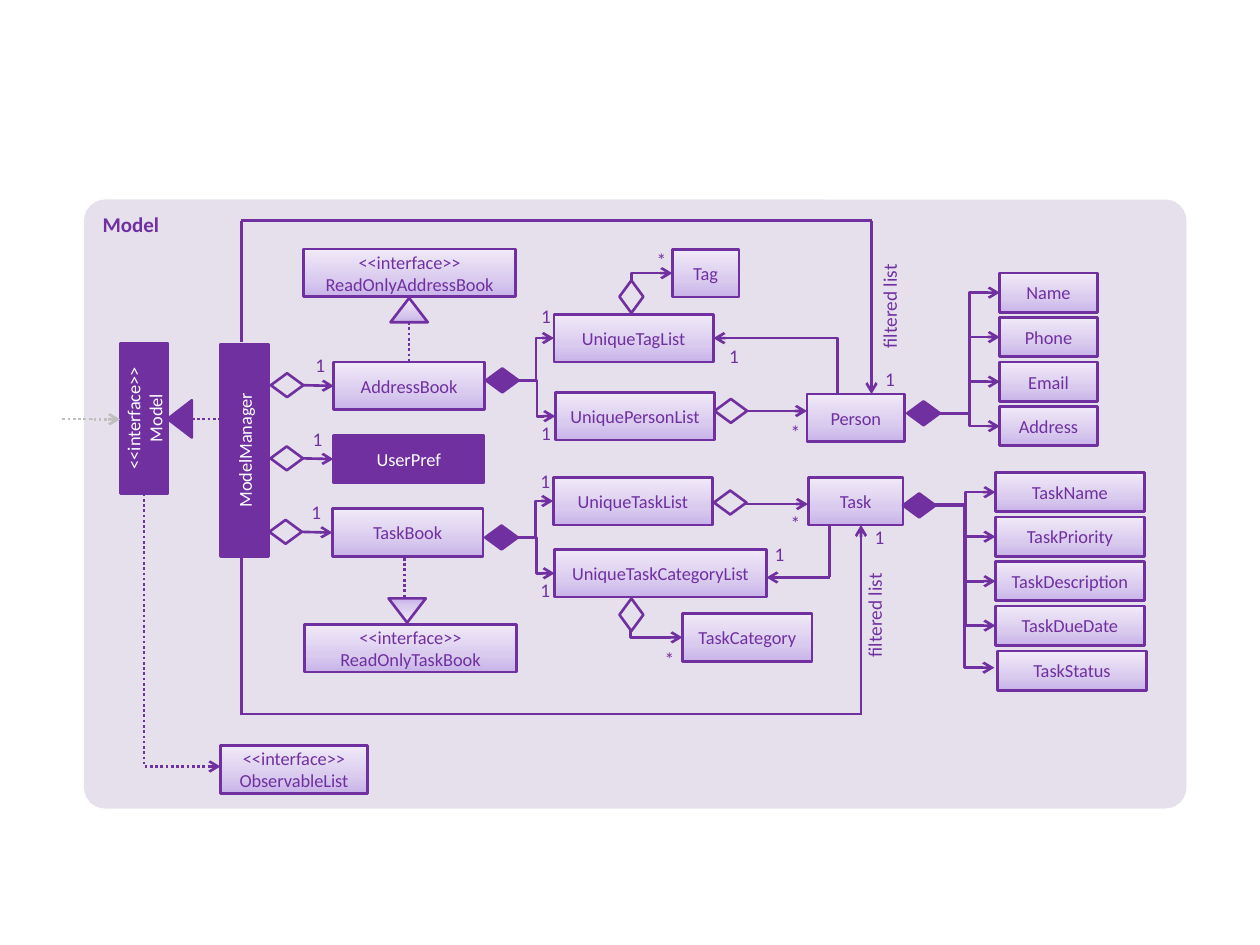
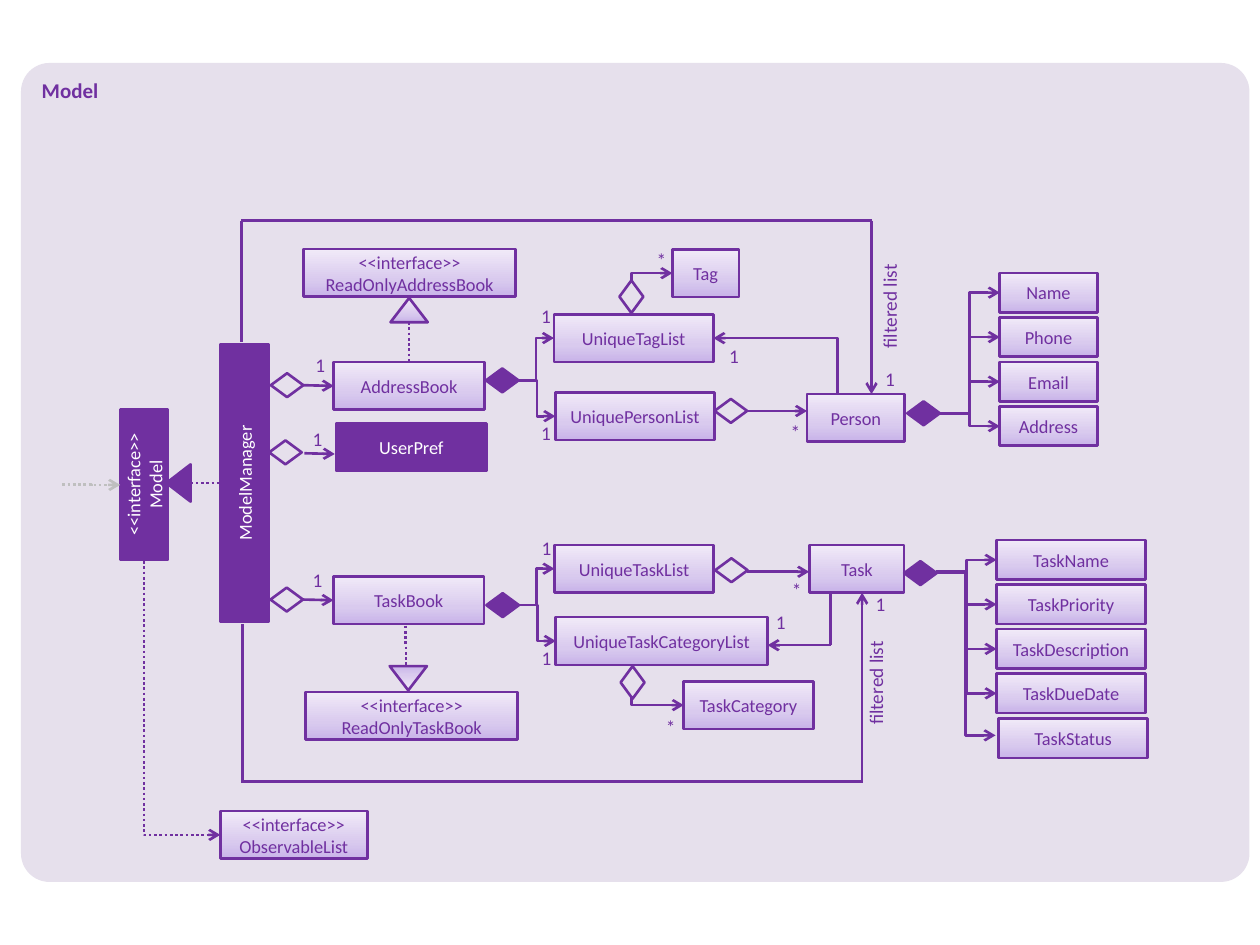
Before and after one commit to x3tsunayh/main, a slide deck: slide 1 of docs/diagrams/ModelComponentClassDiagram.pptx. Drawn at 1260x945 pixels with LibreOffice and Linux fonts; fonts in the diff are those of the drawing. Boxes give left, top, right and bottom in pixels: in the first picture for what was removed or moved away, otherwise in the second. Text is boxed around its words. In the diff, an @@ line names an element or a change of style, - is before the commit and + after.

```diff
--- a/docs/diagrams/ModelComponentClassDiagram.pptx
+++ b/docs/diagrams/ModelComponentClassDiagram.pptx
@@ rounded rectangle "Model": place and size @@
-rounded rectangle "Model" at (84, 199, 1187, 808)
+rounded rectangle "Model" at (21, 63, 1250, 882)
@@ rectangle "ModelManager": place and size @@
-rectangle "ModelManager" at (221, 343, 269, 556)
+rectangle "ModelManager" at (221, 343, 269, 622)
@@ diamond: place and size @@
-diamond at (271, 446, 304, 470)
+diamond at (270, 441, 302, 465)
@@ rectangle "UserPref": place and size @@
-rectangle "UserPref" at (334, 435, 485, 483)
+rectangle "UserPref" at (336, 423, 488, 471)
@@ arrow moved from (304, 459) - (334, 459) to (305, 454) - (335, 454) @@
@@ 7 rectangles, 5 elbow arrows, 4 lines, 2 diamonds, 1 text, 1 triangle, 1 arrow: place and size @@
-7 rectangles, 5 elbow arrows, 4 lines, 2 diamonds, 1 text, 1 triangle, 1 arrow at (63, 343, 1147, 794)
+7 rectangles, 5 elbow arrows, 4 lines, 2 diamonds, 1 text, 1 triangle, 1 arrow at (63, 410, 1148, 859)
@@ 7 texts, 6 rectangles, 6 elbow arrows, 3 diamonds, 2 arrows, 1 triangle, 1 elbow line: place and size @@
-7 texts, 6 rectangles, 6 elbow arrows, 3 diamonds, 2 arrows, 1 triangle, 1 elbow line at (302, 472, 1144, 673)
+7 texts, 6 rectangles, 6 elbow arrows, 3 diamonds, 2 arrows, 1 triangle, 1 elbow line at (304, 541, 1145, 741)
```
Also in this commit, not shown: 1 slide added, 12 other files.
